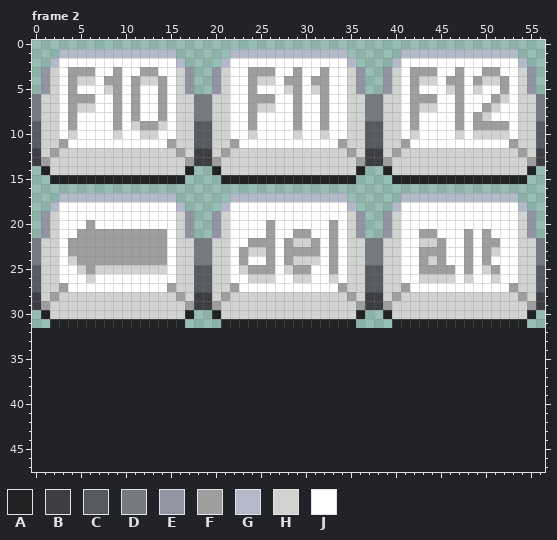
File history of a pixel-art file, ui/common/keyboard/keys_19x16.aseprite. The picture above was drawn from the file before the commit.
57x32 pixels, 4 frames. Colours within 5 levels of each other are drawn and written as one. Shown: frame 2. The old version is drawn lined up with the new one, on the new canvas. The commit also changed other frames, which this record leaves out.
Palette (. is transparent): A #212224  B #3c3e43  C #575a61  D #757982  E #9095a1  F #9e9e9e  G #b3b9c8  H #d1d3d1  J #ffffff
Pixels before, frame 2 (only the part around the change), first column x 0:
21 .EHJJFFFFFFFFFFJHE..EHJJ
22 DHHJFFFFFFFFFFFJHHDDHHJJ
23 DHHJFFFFFFFFFFFJHHDDHHJF
24 DHHJHFFFFFFFFFFJHHDDHHJF
25 CHHJJHFHHHHHHHHJHHCCHHJH
26 CHHJJJHJJJJJJJJJHHCCHHJJ
27 CHHFJJJJJJJJJJJFHHCCHHFJ
28 BHFHHHHHHHHHHHHHFHBBHFHH
29 BFHHHHHHHHHHHHHHHFBBFHHH
30 .AHHHHHHHHHHHHHHHA..AHHH
31 ..AAAAAAAAAAAAAAA....AAA
32 ........................
33 ........................
34 ........................
35 ........................
36 ........................
37 ........................
38 ........................
39 ........................
40 ........................
41 ........................
42 ........................
43 ........................
44 ........................
45 ........................
46 ........................
47 ........................
Once edited:
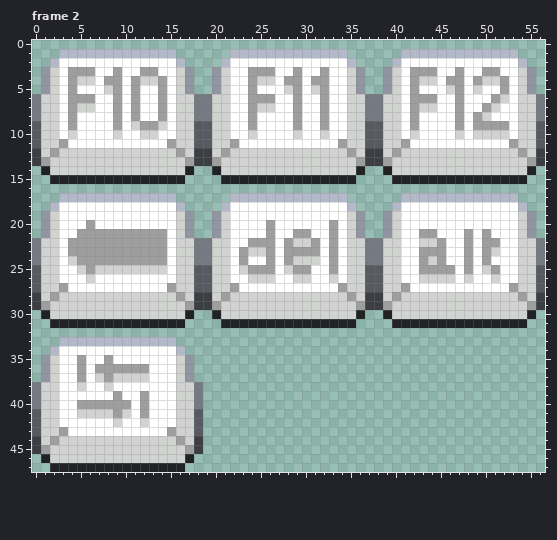
The author wrote: Decreased `tab` key width by 1 px.
Edits made:
canvas 57x32 -> 57x48
Frame 2:
y 33: x 3..15 ............. -> GGGGGGGGGGGGG
y 34: x 2..16 ............... -> GJJJJJJJJJJJJJG
y 35: x 1..17 ................. -> EHJJFJJFJJJJJJJHE
y 36: x 1..17 ................. -> EHJJFJFFFFFFJJJHE
y 37: x 1..17 ................. -> EHJJFJHFHHHHJJJHE
y 38: x 0..18 ................... -> DHHJJHJJHJJJJJJJHHD
y 39: x 0..18 ................... -> DHHJJJJJJFJJFJJJHHD
y 40: x 0..18 ................... -> DHHJJFFFFFFJFJJJHHD
y 41: x 0..18 ................... -> CHHJJHHHHFHJFJJJHHC
y 42: x 0..18 ................... -> CHHJJJJJJHJJHJJJHHC
y 43: x 0..18 ................... -> CHHFJJJJJJJJJJJFHHC
y 44: x 0..18 ................... -> BHFHHHHHHHHHHHHHFHB
y 45: x 0..18 ................... -> BFHHHHHHHHHHHHHHHFB
y 46: x 1..17 ................. -> AHHHHHHHHHHHHHHHA
y 47: x 2..16 ............... -> AAAAAAAAAAAAAAA
Pixel boxes of the changes (left, top, right, bottom) in both pictures:
added: (32, 337, 203, 472)
